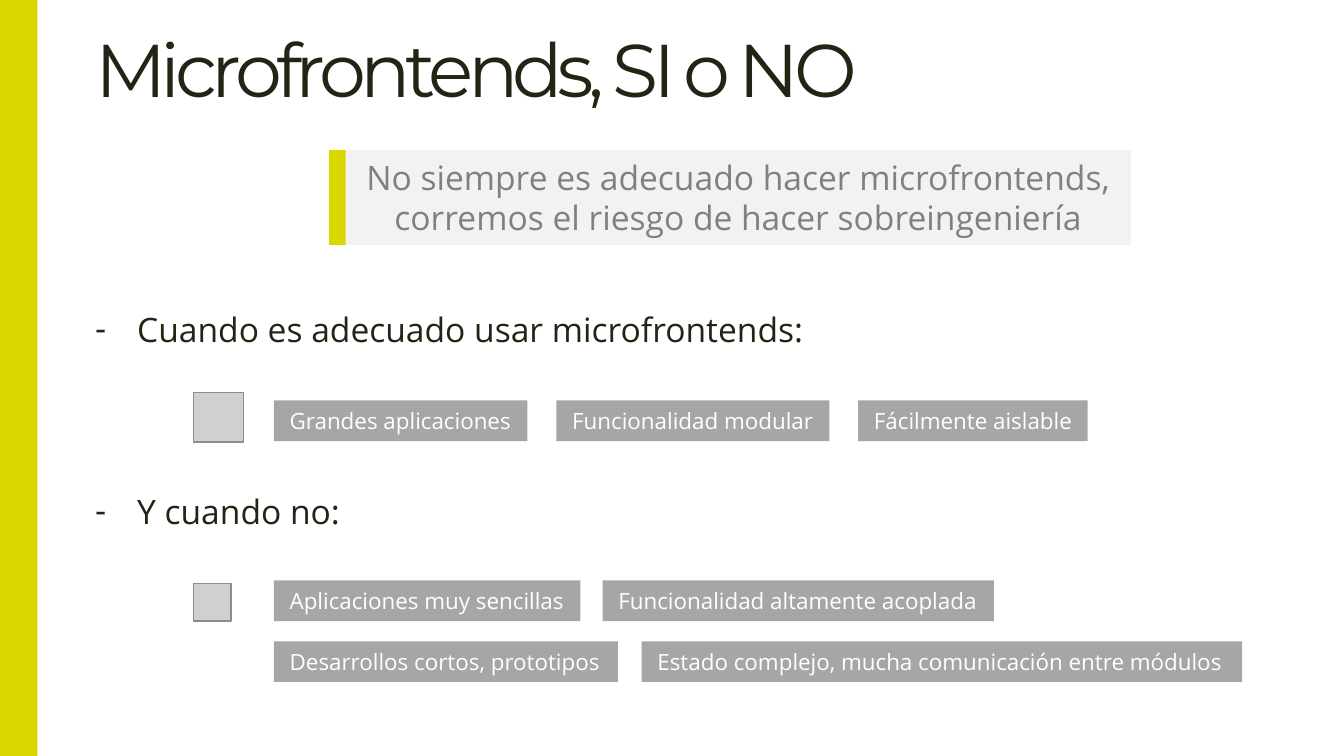
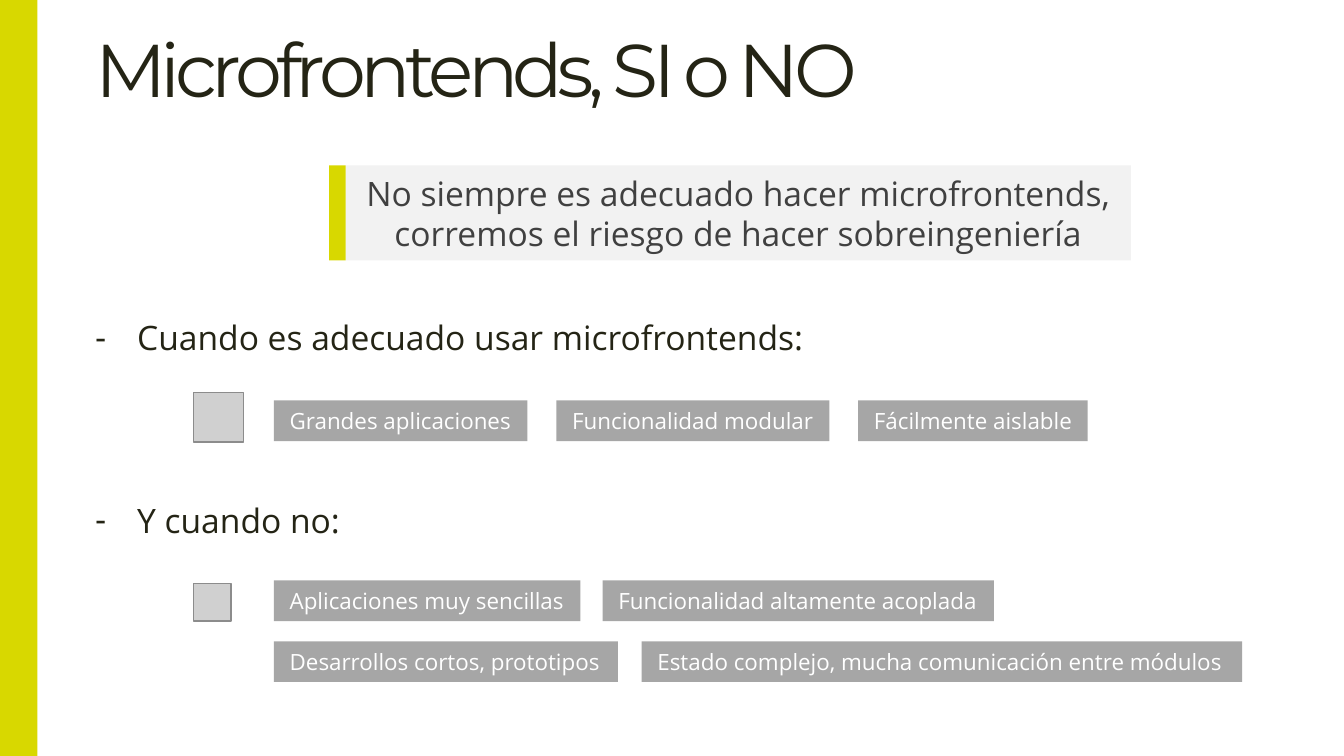
Before and after one commit to Lemoncode/master-frontend-lemoncode, a slide deck: slide 10 of 04-frameworks/16-microfrontends/00-teoría/00-introducción-a-microfrontends.pptx (slide 16 before the commit). Drawn at 1344x756 pixels with LibreOffice and Linux fonts; fonts in the diff are those of the drawing; grey boxes stand for pictures. Boxes give left, top, right and bottom in pixels: in the first picture for what was removed or moved away, otherwise in the second. Text is boxed around its words. In the diff, an @@ line names an element or a change of style, - is before the commit and + after.

```diff
--- a/04-frameworks/16-microfrontends/00-teoría/00-introducción-a-microfrontends.pptx
+++ b/04-frameworks/16-microfrontends/00-teoría/00-introducción-a-microfrontends.pptx
@@ rectangle: place and size @@
-rectangle at (329, 149, 345, 245)
+rectangle at (329, 165, 345, 261)
@@ rectangle "No siempre es adecuado hacer ...": place and size @@
-rectangle "No siempre es adecuado hacer ..." at (345, 149, 1130, 245)
+rectangle "No siempre es adecuado hacer ..." at (345, 165, 1130, 261)
@@ rectangle "No siempre es adecuado hacer ..." at (345, 165, 1130, 261): text colour #808080 to #404040 @@
@@ text "Cuando es adecuado usar microfrontends:": place and size @@
-text "Cuando es adecuado usar microfrontends:" at (137, 316, 803, 343)
+text "Cuando es adecuado usar microfrontends:" at (137, 324, 803, 351)
@@ text "Y cuando no:": place and size @@
-text "Y cuando no:" at (137, 498, 340, 525)
+text "Y cuando no:" at (137, 507, 340, 534)
```
Also in this commit, not shown: 6 other slides changed, 3 slides added, 6 slides removed.
